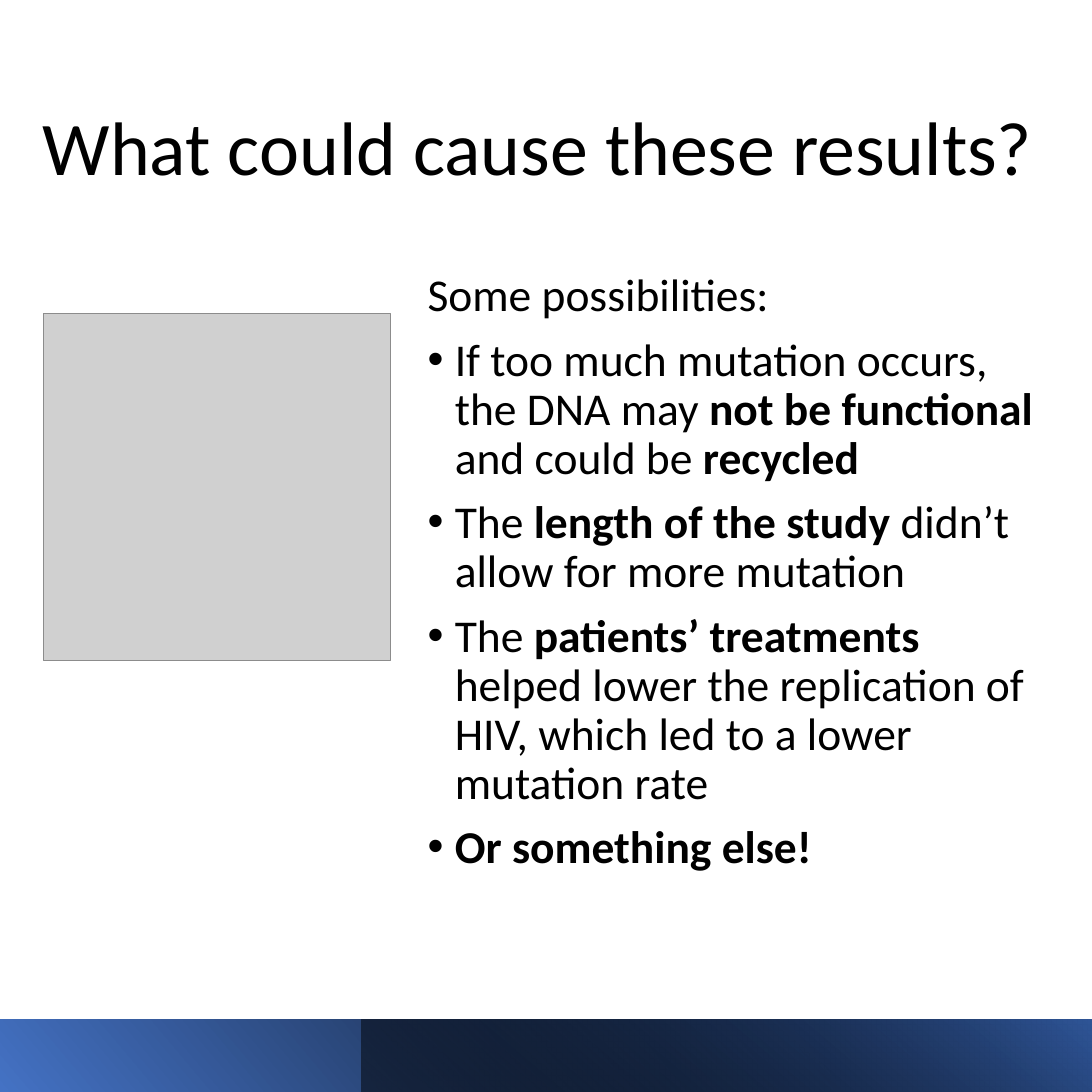
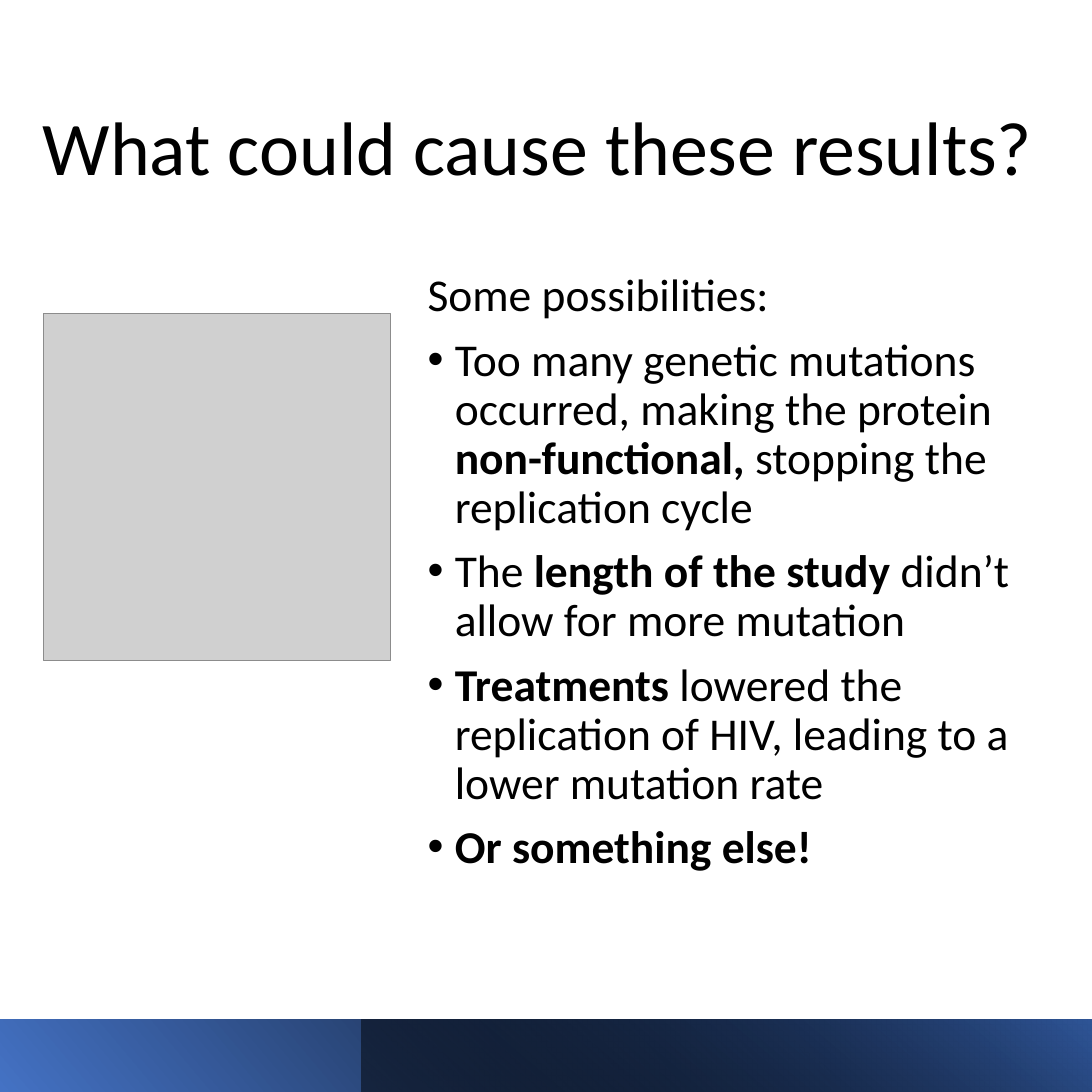
Before and after one commit to Nagdhani/Bioinformatics, a slide deck: slide 4 of digitalPoster.pptx. Drawn at 1092x1092 pixels with LibreOffice and Linux fonts; fonts in the diff are those of the drawing; grey boxes stand for pictures. Boxes give left, top, right and bottom in pixels: in the first picture for what was removed or moved away, otherwise in the second. Text is boxed around its words. In the diff, an @@ line names an element or a change of style, - is before the commit and + after.

Commit message:
final commit

```diff
--- a/digitalPoster.pptx
+++ b/digitalPoster.pptx
@@ text at (455,344,992,531): text changed @@
-• If too much mutation occurs, the DNA may not be functional and could be recycled
+• Too many genetic mutations occurred, making the protein non-functional, stopping the replication cycle
@@ text at (455,669,1009,800): text changed @@
-• The patients’ treatments helped lower the replication of HIV, which led to a lower mutation rate
+• Treatments lowered the replication of HIV, leading to a lower mutation rate
```
Also in this commit, not shown: 7 other slides changed.
